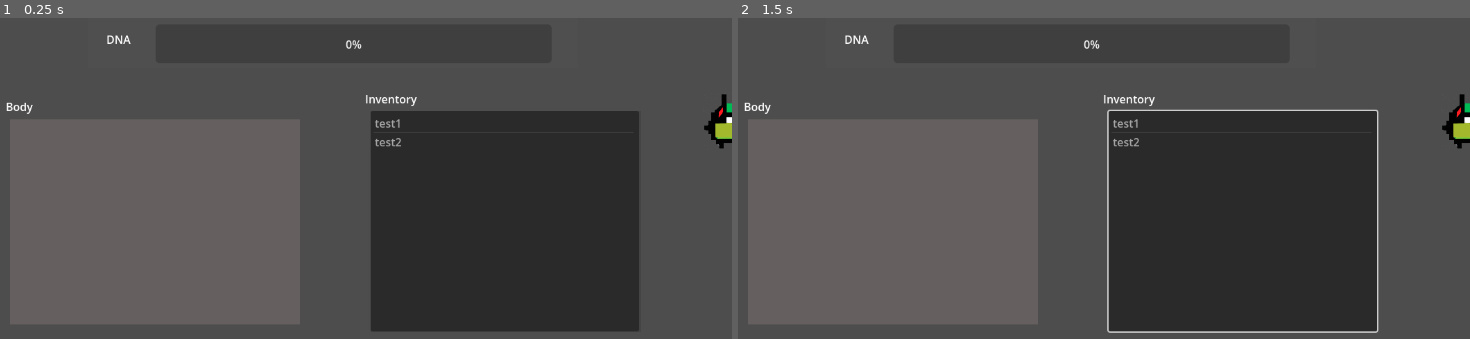
Above: before the commit, frames 1-2 (left to right).
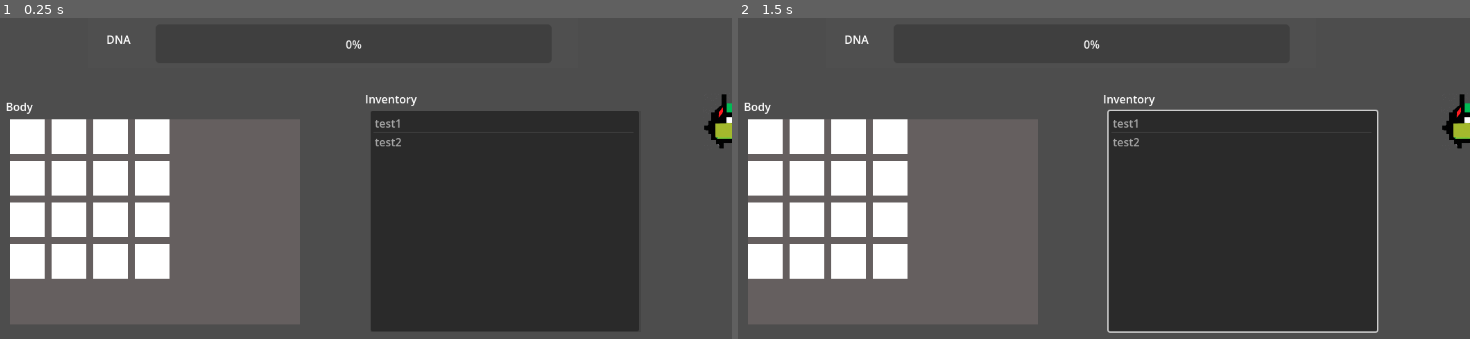
Above: after the commit, the same moments.

Repository: TheCrusty/Biotank-demake
Game: Godot game, scene res://gui/dna_screen.tscn
Two runs of this game, one before a commit and one after it. Both use one fixed random seed, a clock stepped at 60 frames per second and the inputs below. This scene is started directly instead of the project's main scene.
Inputs (mouse positions are in pixels of both pictures, inside the frame that each line leads up to):
- Up to frame 1 (0.25 s): no input
- Up to frame 2 (1.5 s): tap Enter at 0.5 s; move the mouse to (1243, 188) at 0.52 s; hold D (Rotate_Right) 0.53-1.25 s; hold Shift (Boost) 0.53-1.25 s; click (1243, 188) at 0.67 s; tap Space (Shoot) at 1.25 s; drag from (913, 233) to (1030, 300) at 1.27 s

The runs differ from the first frame. In frame 1, 8.4% of the frame differs, in the area x 1-24%, y 31-82%; in frame 2, 8.4%.

Commit message:
wip item grid commit

Diff:
--- a/Components/draggable.gd
+++ b/Components/draggable.gd
@@ -1,7 +1,8 @@
 extends Node2D
 
 var dragging = false
-
+var overGrid = null
+var lastPosition
 
 func _process(delta):
 	if dragging:
@@ -10,8 +11,14 @@
 
 func _on_area_2d_input_event(viewport, event, shape_idx):
 	if event is InputEventMouseButton and event.pressed:
-		print("clicked!")
 		if dragging:
 			dragging = false
+			if(overGrid == null):
+				position = lastPosition
+			else:
+				if(overGrid.has_method("findNearestTile")):
+					position = overGrid.findNearestTile(position)
+					lastPosition = null
 		else:
 			dragging = true
+			lastPosition = position
--- a/Components/grid.tscn
+++ b/Components/grid.tscn
@@ -1,6 +1,8 @@
-[gd_scene load_steps=2 format=3 uid="uid://bov1usnoi1mnc"]
+[gd_scene load_steps=3 format=3 uid="uid://bov1usnoi1mnc"]
 
 [ext_resource type="Script" path="res://Components/scripts/grid.gd" id="1_bl44b"]
+
+[sub_resource type="RectangleShape2D" id="RectangleShape2D_panna"]
 
 [node name="Grid" type="Control"]
 layout_mode = 3
@@ -10,3 +12,11 @@
 grow_horizontal = 2
 grow_vertical = 2
 script = ExtResource("1_bl44b")
+
+[node name="Area2D" type="Area2D" parent="."]
+
+[node name="CollisionShape2D" type="CollisionShape2D" parent="Area2D"]
+shape = SubResource("RectangleShape2D_panna")
+
+[connection signal="body_entered" from="Area2D" to="." method="_on_area_2d_body_entered"]
+[connection signal="body_exited" from="Area2D" to="." method="_on_area_2d_body_exited"]
--- a/Components/scripts/grid.gd
+++ b/Components/scripts/grid.gd
@@ -15,3 +15,20 @@
 			currentBox.position.x = (60 * j)
 			self.add_child(currentBox)
 			index.append(currentBox)
+	$Area2D/CollisionShape2D.shape.size.x = width * 60
+	$Area2D/CollisionShape2D.shape.size.y = height * 60
+	$Area2D.position.x = width * 30
+	$Area2D.position.y = height * 30
+
+func findNearestTile(position):
+	pass
+
+
+func _on_area_2d_body_entered(body):
+	if(body.name == "TestItem"):
+		body.overGrid = owner
+
+
+func _on_area_2d_body_exited(body):
+	if(body.name == "TestItem"):
+		body.overGrid = null
--- a/gui/dna_screen.tscn
+++ b/gui/dna_screen.tscn
@@ -1,6 +1,7 @@
-[gd_scene load_steps=3 format=3 uid="uid://b64ot5gcosgqc"]
+[gd_scene load_steps=4 format=3 uid="uid://b64ot5gcosgqc"]
 
 [ext_resource type="Script" path="res://GUI/dna_screen.gd" id="1_36lfj"]
+[ext_resource type="PackedScene" uid="uid://bov1usnoi1mnc" path="res://Components/grid.tscn" id="2_ffusr"]
 [ext_resource type="PackedScene" uid="uid://ch7x5jqlk401n" path="res://elements/test_item.tscn" id="2_qaar6"]
 
 [node name="DNAScreen" type="Control"]
@@ -30,6 +31,9 @@
 offset_bottom = -4.0
 text = "Body
 "
+
+[node name="Grid" parent="Body" instance=ExtResource("2_ffusr")]
+layout_mode = 1
 
 [node name="Inventory" type="ColorRect" parent="."]
 layout_mode = 0
